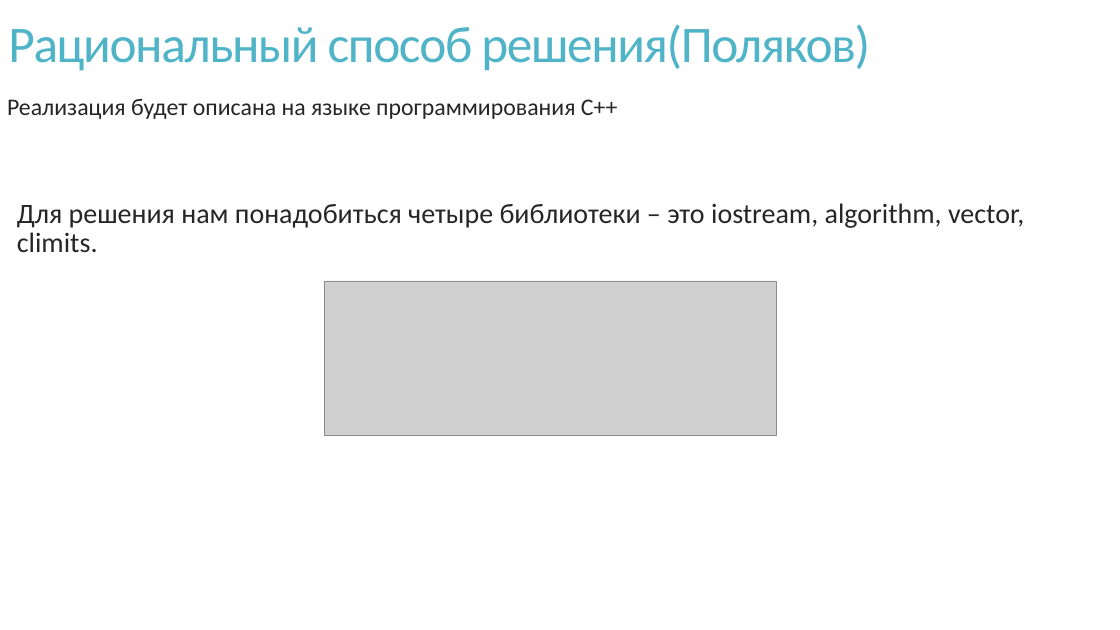
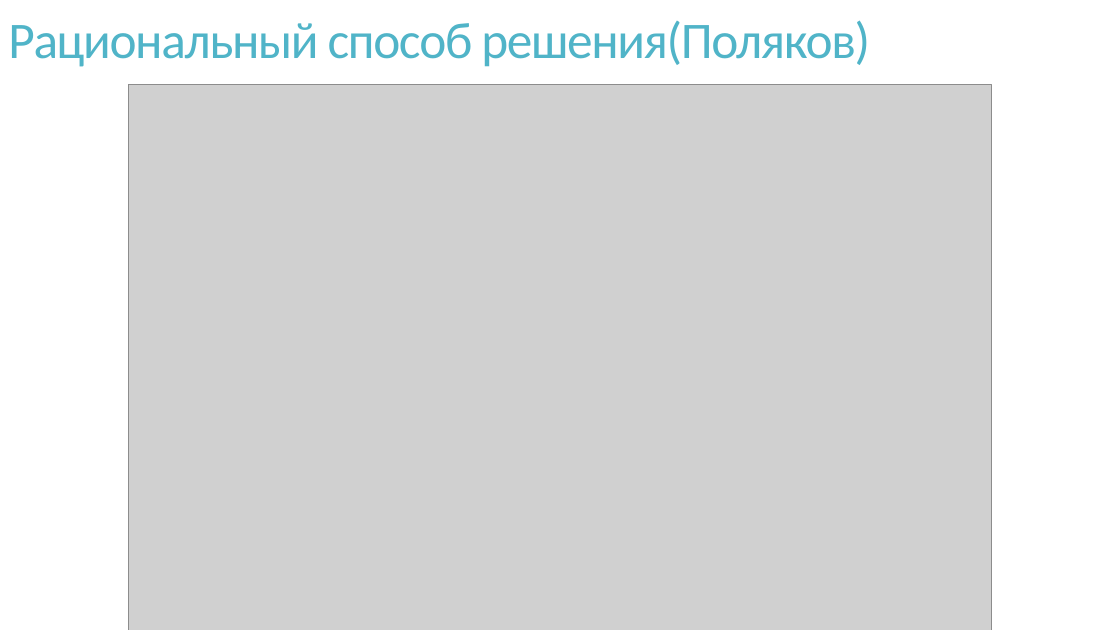
Before and after one commit to VladPetrov3/School_Project_EGE, a slide deck: slide 15 of Организация проекта/Теория игр.pptx (slide 9 before the commit). Drawn at 1120x630 pixels with LibreOffice and Linux fonts; fonts in the diff are those of the drawing; grey boxes stand for pictures. Boxes give left, top, right and bottom in pixels: in the first picture for what was removed or moved away, otherwise in the second. Text is boxed around its words. In the diff, an @@ line names an element or a change of style, - is before the commit and + after.

```diff
--- a/Организация проекта/Теория игр.pptx
+++ b/Организация проекта/Теория игр.pptx
@@ text "Рациональный способ решения(Поляков)": place and size @@
-text "Рациональный способ решения(Поляков)" at [8,24,870,71]
+text "Рациональный способ решения(Поляков)" at [8,20,870,67]
@@ picture added at [129,85,991,630] @@
@@ text removed at [7,99,618,119] @@
-  Реализация будет описана на языке программирования С++
@@ text removed at [17,203,1024,252] @@
-  Для решения нам понадобиться четыре библиотеки – это iostream, algorithm, vector, climits.
@@ picture removed at [325,281,776,434] @@
```
Also in this commit, not shown: 6 other slides changed, 4 slides added, 5 slides removed, 3 other files.
